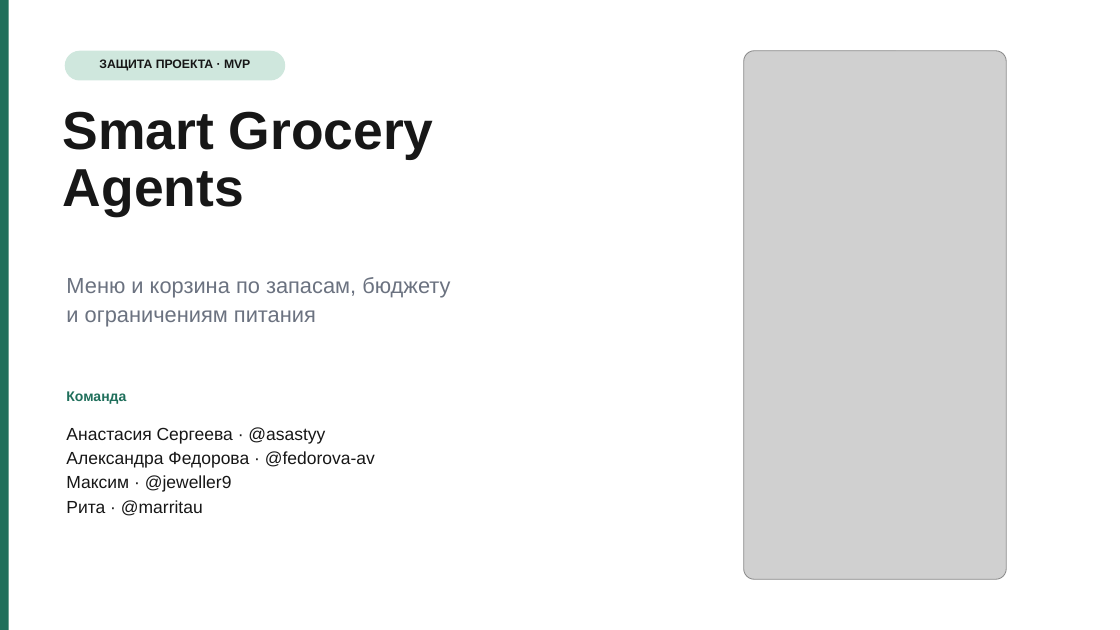
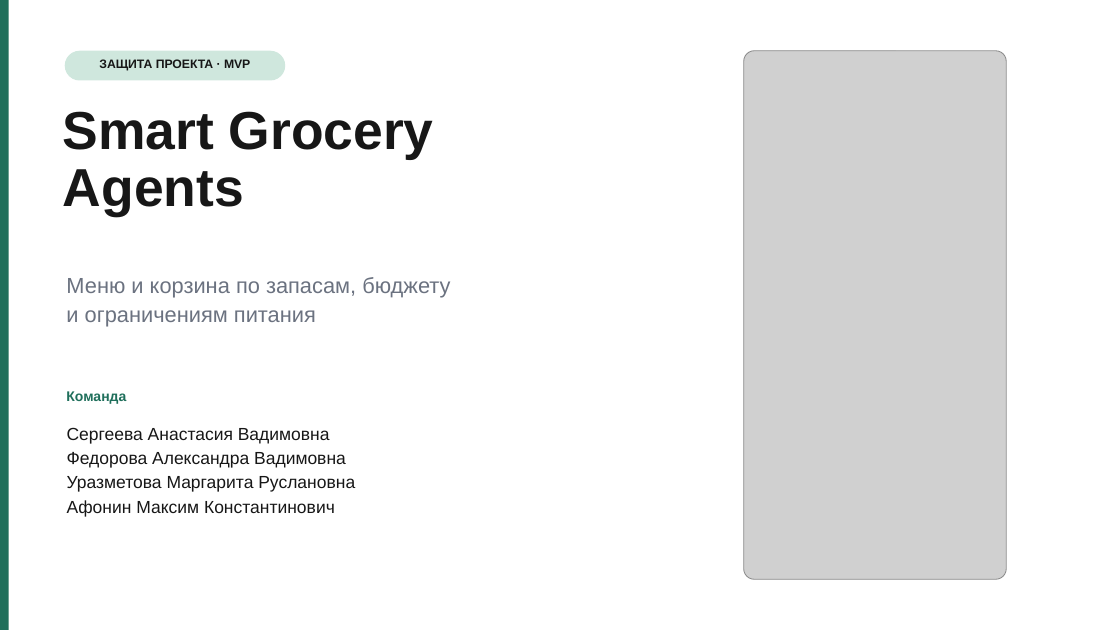
Before and after one commit to asastyy/smart-grocery-agents, a slide deck: slide 1 of docs/Smart_Grocery_Agents_Project_Proposal.pptx. Drawn at 1120x630 pixels with LibreOffice and Linux fonts; fonts in the diff are those of the drawing; grey boxes stand for pictures. Boxes give left, top, right and bottom in pixels: in the first picture for what was removed or moved away, otherwise in the second. Text is boxed around its words. In the diff, an @@ line names an element or a change of style, - is before the commit and + after.

Commit message:
Add full team names to presentation

```diff
--- a/docs/Smart_Grocery_Agents_Project_Proposal.pptx
+++ b/docs/Smart_Grocery_Agents_Project_Proposal.pptx
@@ text at (67,427,355,517): text changed @@
-Анастасия Сергеева · @asastyy
-Александра Федорова · @fedorova-av
-Максим · @jeweller9
-Рита · @marritau
+Сергеева Анастасия Вадимовна
+Федорова Александра Вадимовна
+Уразметова Маргарита Руслановна
+Афонин Максим Константинович
```
